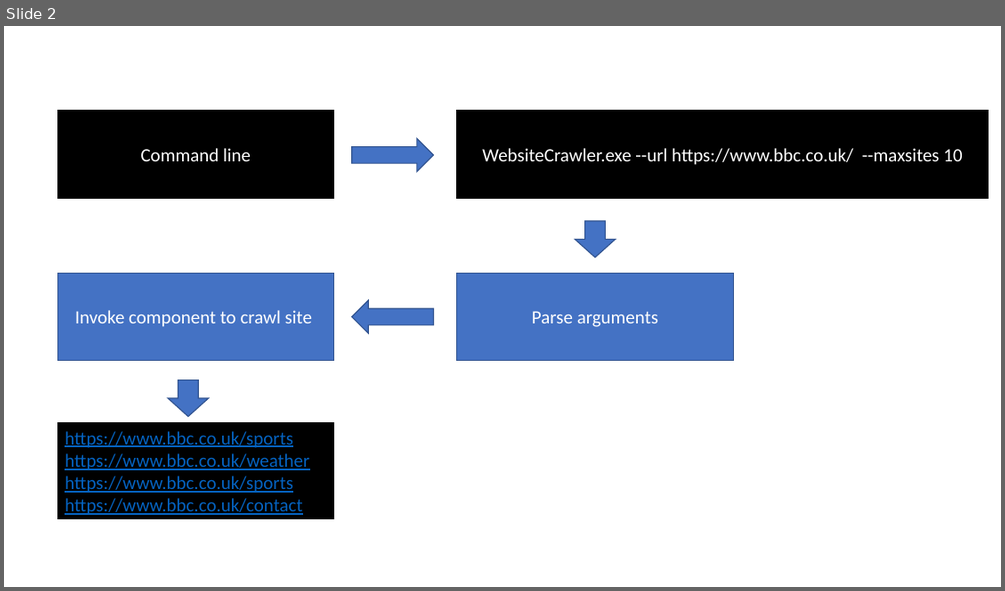
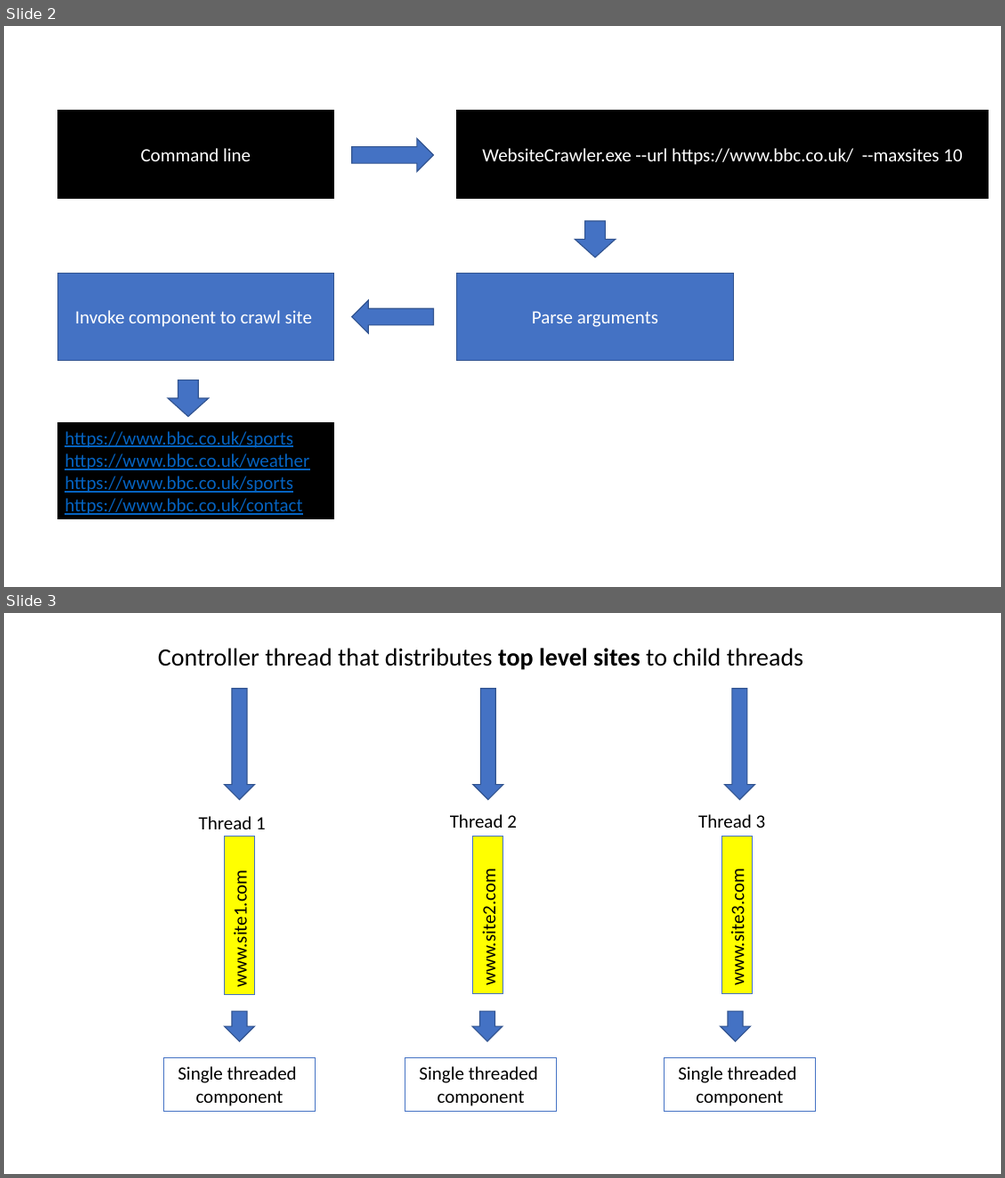
Before and after one commit to sdg002/AnyDotnetStuff, a slide deck: WebsiteCrawler/docs/WebSiteCrawler.pptx. Shown one above the other, each under a label of ours: slide 2 before the commit, slides 2 and 3 after it. The pictures are 1005x591 and 1005x1178 pixels, drawn with LibreOffice and Linux fonts; fonts in the diff are those of the drawing. Boxes give left, top, right and bottom in pixels: in the first picture for what was removed or moved away, otherwise in the second. Text is boxed around its words. In the diff, an @@ line names an element or a change of style, - is before the commit and + after.

Commit message:
Do we really need multi-threading?

```diff
--- a/WebsiteCrawler/docs/WebSiteCrawler.pptx
+++ b/WebsiteCrawler/docs/WebSiteCrawler.pptx
@@ slide 3 added at [4, 613, 1001, 1174], background #FFFFFF @@
@@ text added at [158, 648, 803, 670], 24 pt, text #000000 @@
+Controller thread that distributes top level sites to child threads
@@ down arrow added at [225, 689, 254, 799], fill #4472C4, outline #325491 1 pt @@
@@ down arrow added at [473, 689, 502, 799], fill #4472C4, outline #325491 1 pt @@
@@ down arrow added at [725, 689, 755, 799], fill #4472C4, outline #325491 1 pt @@
@@ text added at [199, 816, 266, 829], 18 pt, text #000000 @@
+Thread 1
@@ text added at [450, 814, 517, 827], 18 pt, text #000000 @@
+Thread 2
@@ text added at [698, 814, 766, 827], 18 pt, text #000000 @@
+Thread 3
@@ rectangle added at [225, 835, 254, 995], fill #FFFF00, outline #4472C4 0.75 pt, 18 pt, text #000000 @@
+www.site1.com
@@ rectangle added at [473, 835, 502, 993], fill #FFFF00, outline #4472C4 0.75 pt, 18 pt, text #000000 @@
+www.site2.com
@@ rectangle added at [722, 835, 752, 993], fill #FFFF00, outline #4472C4 0.75 pt, 18 pt, text #000000 @@
+www.site3.com
@@ down arrow added at [225, 1011, 254, 1041], fill #4472C4, outline #325491 1 pt @@
@@ down arrow added at [472, 1011, 502, 1041], fill #4472C4, outline #325491 1 pt @@
@@ down arrow added at [720, 1011, 751, 1041], fill #4472C4, outline #325491 1 pt @@
@@ rectangle added at [163, 1058, 316, 1111], outline #4472C4 0.75 pt, 18 pt, text #000000 @@
+Single threaded
+component
@@ rectangle added at [404, 1058, 557, 1111], outline #4472C4 0.75 pt, 18 pt, text #000000 @@
+Single threaded
+component
@@ rectangle added at [663, 1058, 816, 1111], outline #4472C4 0.75 pt, 18 pt, text #000000 @@
+Single threaded
+component
```
Also in this commit, not shown: 3 other files.
